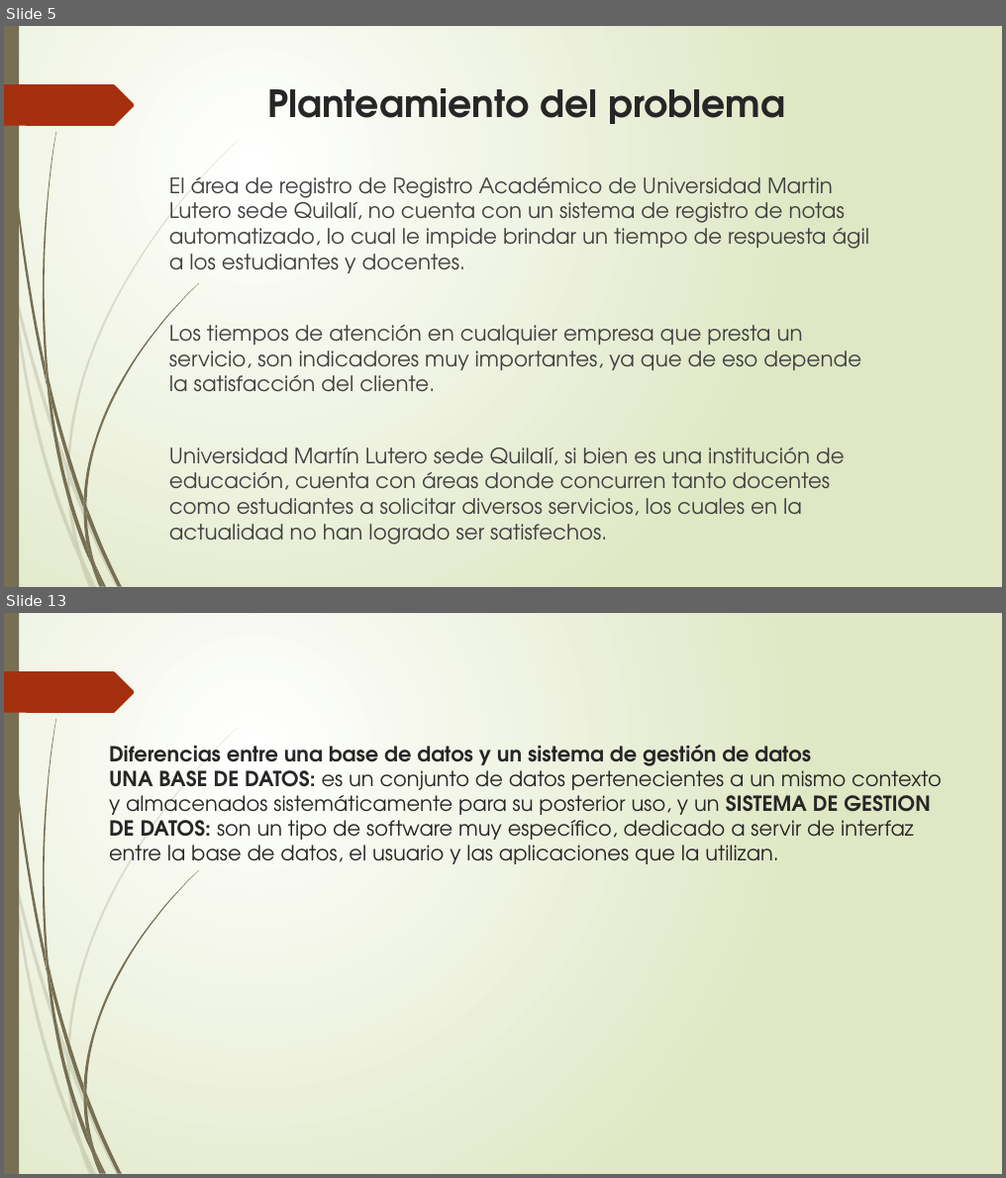
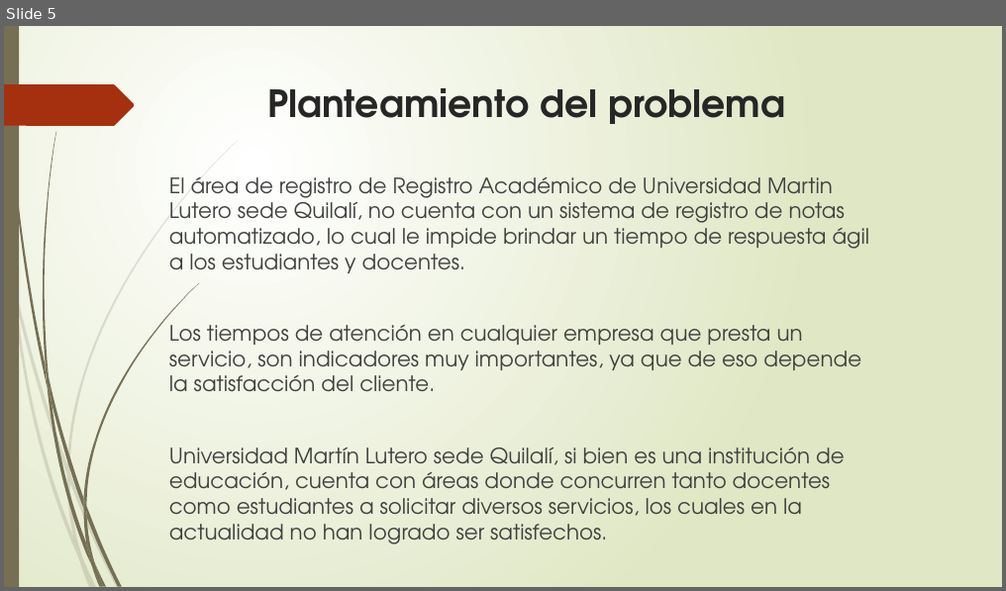
Before and after one commit to francha23/sistema-de-notas, a slide deck: Presentacion/El principio de la sabiduría es el temor.pptx. Shown one above the other, each under a label of ours: slides 5 and 13 before the commit, slide 5 after it; the slides between them are not shown. The pictures are 1006x1178 and 1006x591 pixels, drawn with LibreOffice and Linux fonts; fonts in the diff are those of the drawing. Boxes give left, top, right and bottom in pixels: in the first picture for what was removed or moved away, otherwise in the second. Text is boxed around its words. In the diff, an @@ line names an element or a change of style, - is before the commit and + after.

```diff
--- a/Presentacion/El principio de la sabiduría es el temor.pptx
+++ b/Presentacion/El principio de la sabiduría es el temor.pptx
@@ slide 13 removed at box(4, 613, 1002, 1174), background gradient #FFFFFF to #DFE8C4; not listed: 24 template elements that a slide beside it also shows @@
@@ title removed at box(109, 745, 942, 864) @@
-Diferencias entre una base de datos y un sistema de gestión de datos
-UNA BASE DE DATOS: es un conjunto de datos pertenecientes a un mismo contexto y almacenados sistemáticamente para su posterior uso, y un SISTEMA DE GESTION DE DATOS: son un tipo de software muy específico, dedicado a servir de interfaz entre la base de datos, el usuario y las aplicaciones que la utilizan.
```
Also in this commit, not shown: 4 slides changed, 5 slides added, 17 other slides removed.
